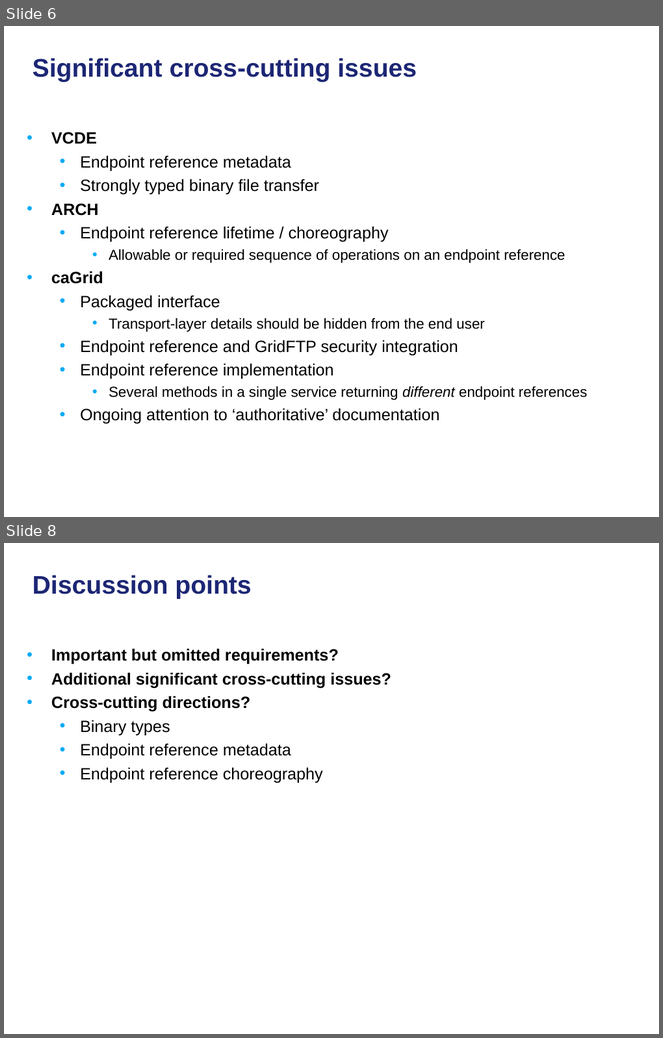
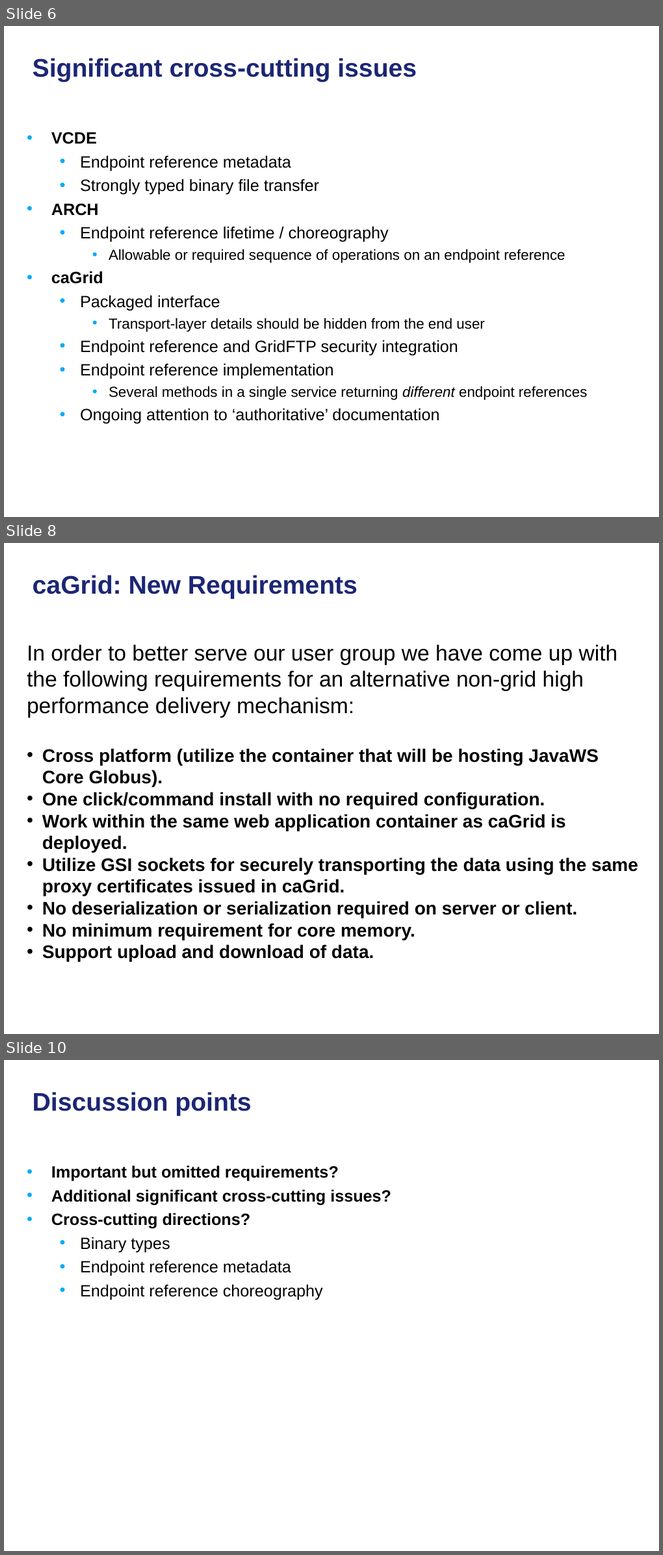
Before and after one commit to NCIP/cagrid-docs, a slide deck: presentations/200801_VCDE_ARCH/20080128_30_F2F_HTP.ppt. Shown one above the other, each under a label of ours: slides 6 and 8 before the commit, slides 6, 8 and 10 after it; the slides between them are not shown. The pictures are 663x1038 and 663x1555 pixels, drawn with LibreOffice and Linux fonts; fonts in the diff are those of the drawing; background and template pictures are left out. Boxes give left, top, right and bottom in pixels: in the first picture for what was removed or moved away, otherwise in the second. Text is boxed around its words. In the diff, an @@ line names an element or a change of style, - is before the commit and + after.

```diff
--- a/presentations/200801_VCDE_ARCH/20080128_30_F2F_HTP.ppt
+++ b/presentations/200801_VCDE_ARCH/20080128_30_F2F_HTP.ppt
@@ slide 8 added at (4,543,659,1034), background picture (left out) @@
@@ title added at (33,575,358,599), 28 pt, text #1C2674, bold @@
+caGrid: New Requirements
@@ text added at (27,644,638,962), 20 pt, text #000000, bold @@
+In order to better serve our user group we have come up with the following requirements for an alternative non-grid high performance delivery mechanism:
+• Cross platform (utilize the container that will be hosting JavaWS Core Globus).
+• One click/command install with no required configuration.
+• Work within the same web application container as caGrid is deployed.
+• Utilize GSI sockets for securely transporting the data using the same proxy certificates issued in caGrid.
+• No deserialization or serialization required on server or client.
+• No minimum requirement for core memory.
+• Support upload and download of data.
@@ what was slide 8 is now slide 10 @@
```
Also in this commit, not shown: 2 other slides added, 1 slide removed, 1 other file.
